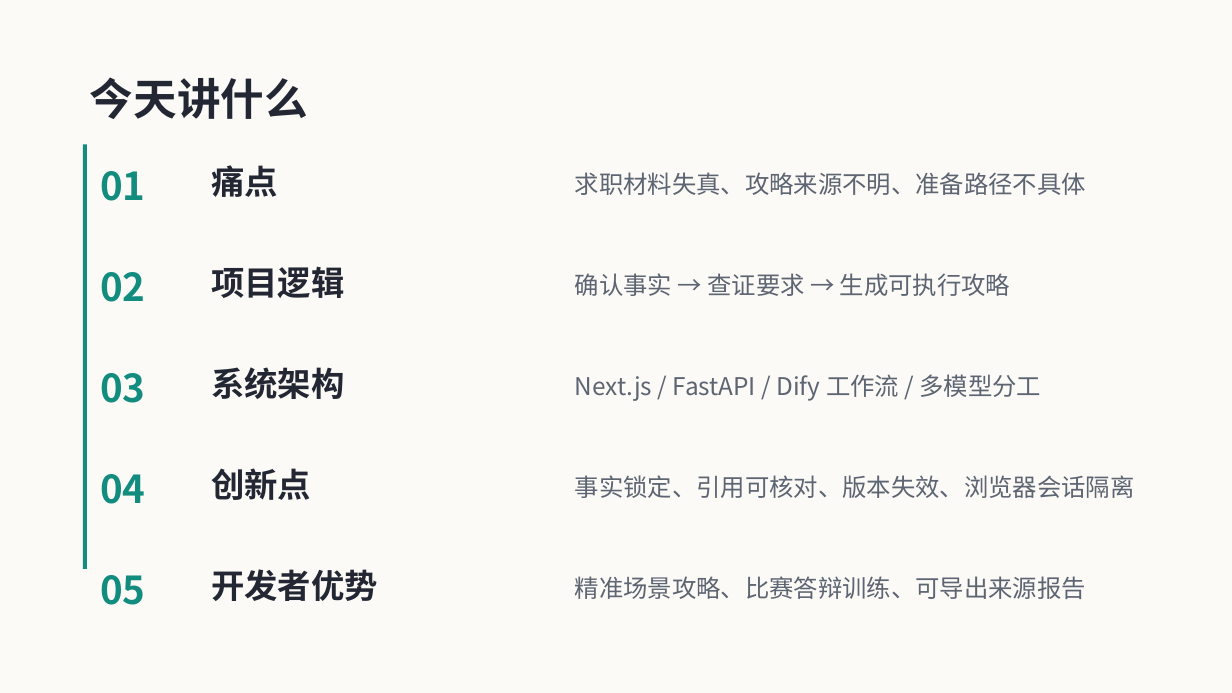
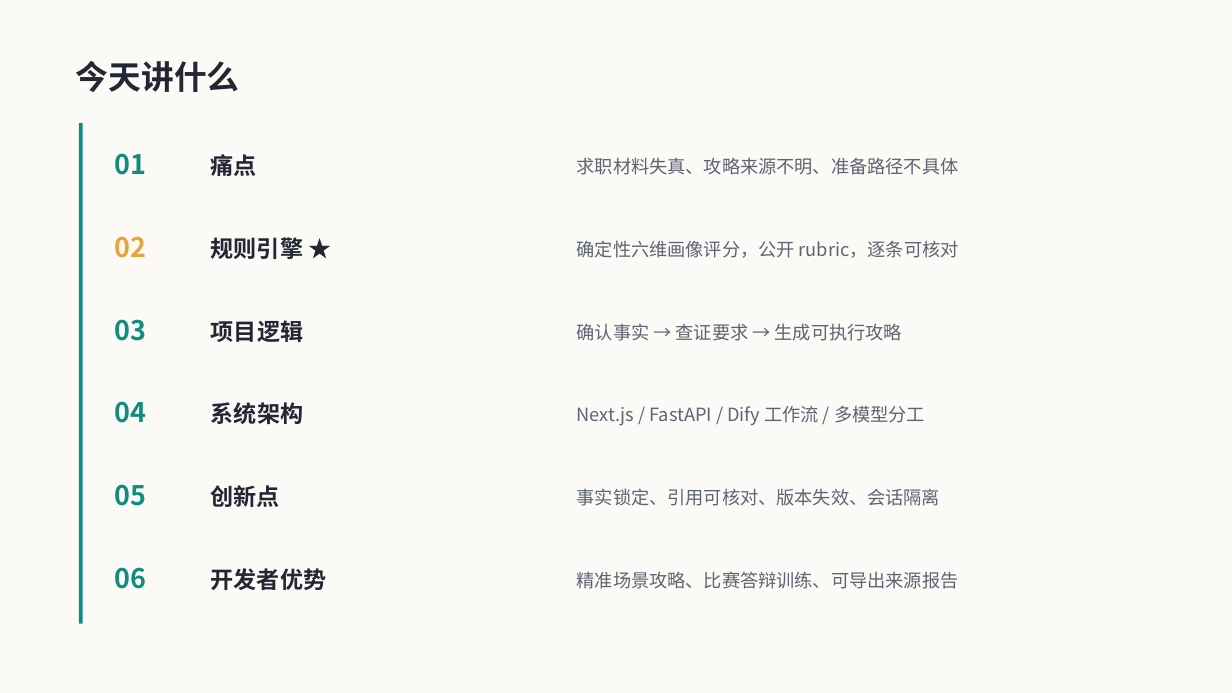
Before and after one commit to CP-bee-git/AI-game, a slide deck: slide 2 of docs/ppt-assets/careerpilot-intro.pptx. Drawn at 1232x693 pixels with LibreOffice and Linux fonts; fonts in the diff are those of the drawing. Boxes give left, top, right and bottom in pixels: in the first picture for what was removed or moved away, otherwise in the second. Text is boxed around its words. In the diff, an @@ line names an element or a change of style, - is before the commit and + after.

```diff
--- a/docs/ppt-assets/careerpilot-intro.pptx
+++ b/docs/ppt-assets/careerpilot-intro.pptx
@@ text "今天讲什么" at (x1=76, y1=61, x2=240, y2=92): size 34 to 25.5 pt; line spacing 1.12 to 1 @@
@@ rectangle resized from (x1=83, y1=144, x2=87, y2=568) to (x1=79, y1=123, x2=82, y2=624) @@
@@ text "01" moved from (x1=100, y1=171, x2=145, y2=201) to (x1=114, y1=153, x2=146, y2=175) @@
@@ size 26 to 18 pt; line spacing 1.12 to 1 in 5 elements at (x1=211, y1=568, x2=326, y2=590), (x1=211, y1=402, x2=303, y2=424), (x1=211, y1=485, x2=280, y2=507), (x1=211, y1=320, x2=303, y2=342), (x1=211, y1=154, x2=257, y2=176) @@
@@ text "痛点" moved from (x1=211, y1=165, x2=278, y2=197) to (x1=211, y1=154, x2=257, y2=176) @@
@@ text "求职材料失真、攻略来源不明、准备路径不具体" moved from (x1=575, y1=172, x2=1086, y2=195) to (x1=577, y1=157, x2=959, y2=175) @@
@@ text "02" moved from (x1=100, y1=272, x2=145, y2=302) to (x1=114, y1=236, x2=146, y2=258) @@
@@ text "02" at (x1=114, y1=236, x2=146, y2=258): size 30 to 21 pt, text colour #128C7E to #E8A33D; line spacing 1.12 to 1 @@
@@ text added at (x1=211, y1=237, x2=303, y2=259), 18 pt, text #222733, bold @@
+规则引擎 ★
@@ text added at (x1=577, y1=240, x2=959, y2=258), 14.2 pt, text #5D6472 @@
+确定性六维画像评分，公开 rubric，逐条可核对
@@ text "03" moved from (x1=100, y1=373, x2=145, y2=403) to (x1=114, y1=319, x2=146, y2=341) @@
@@ text "项目逻辑" moved from (x1=211, y1=266, x2=344, y2=298) to (x1=211, y1=320, x2=303, y2=342) @@
@@ size 19 to 14.2 pt; line spacing 1.12 to 1 in 4 elements at (x1=577, y1=571, x2=959, y2=589), (x1=577, y1=157, x2=959, y2=175), (x1=577, y1=406, x2=925, y2=426), (x1=577, y1=323, x2=902, y2=341) @@
@@ text "确认事实 → 查证要求 → 生成可执行攻略" moved from (x1=575, y1=273, x2=1010, y2=296) to (x1=577, y1=323, x2=902, y2=341) @@
@@ text "04" moved from (x1=100, y1=474, x2=145, y2=504) to (x1=114, y1=401, x2=146, y2=423) @@
@@ text "系统架构" moved from (x1=211, y1=367, x2=344, y2=399) to (x1=211, y1=402, x2=303, y2=424) @@
@@ text "Next.js / FastAPI / Dify ..." moved from (x1=575, y1=374, x2=1042, y2=401) to (x1=577, y1=406, x2=925, y2=426) @@
@@ size 30 to 21 pt; line spacing 1.12 to 1 in 4 elements at (x1=114, y1=153, x2=146, y2=175), (x1=114, y1=319, x2=146, y2=341), (x1=114, y1=401, x2=146, y2=423), (x1=114, y1=484, x2=146, y2=506) @@
@@ text "05" moved from (x1=100, y1=575, x2=145, y2=605) to (x1=114, y1=484, x2=146, y2=506) @@
@@ text "创新点" moved from (x1=211, y1=468, x2=311, y2=500) to (x1=211, y1=485, x2=280, y2=507) @@
@@ text at (x1=577, y1=488, x2=940, y2=506): text changed; size 19 to 14.2 pt @@
-事实锁定、引用可核对、版本失效、浏览器会话隔离
+事实锁定、引用可核对、版本失效、会话隔离
@@ text added at (x1=114, y1=567, x2=146, y2=589), 21 pt, text #128C7E, bold @@
+06
```
Also in this commit, not shown: 9 other slides changed, 2 slides added, 20 other files.
